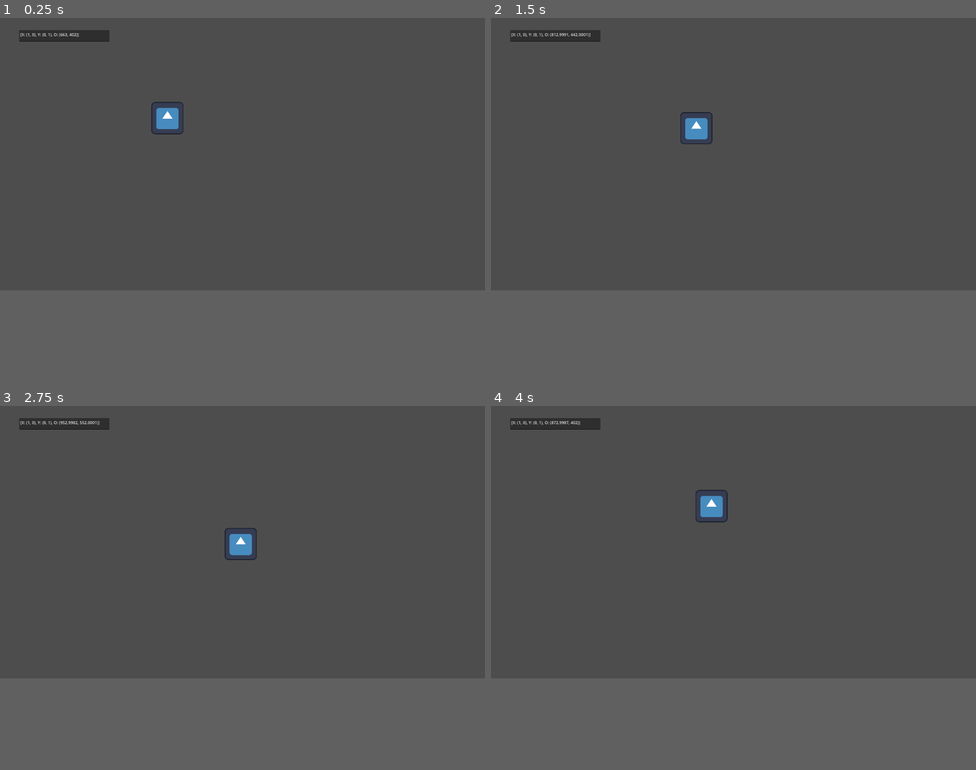
Above: before the commit, frames 1-4 (two rows, left to right).
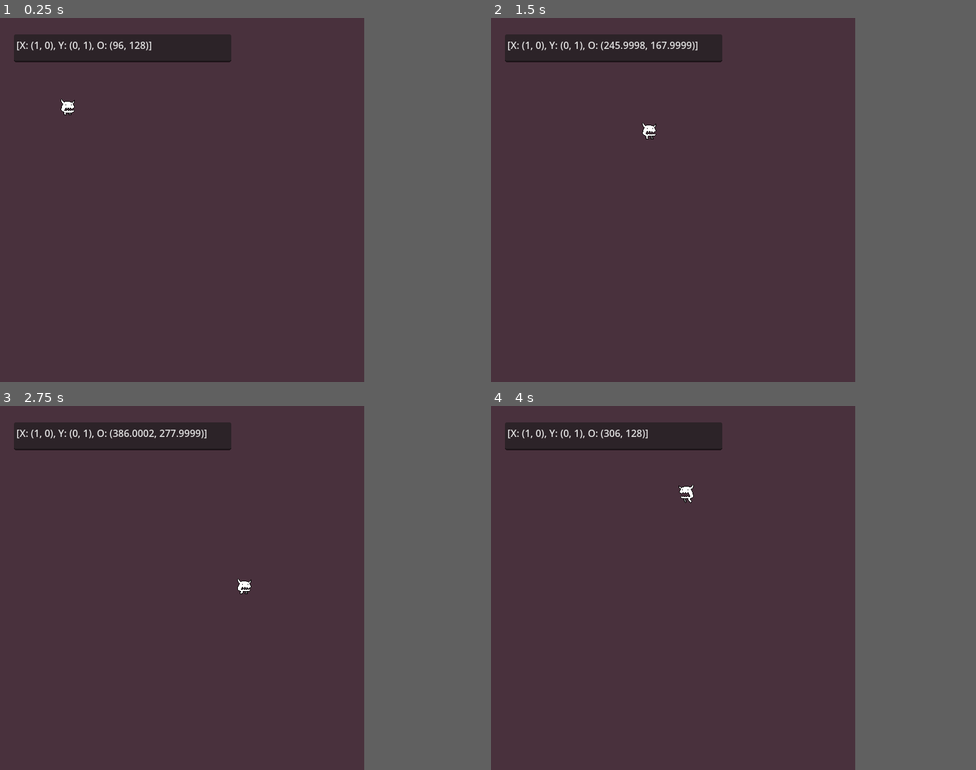
Above: after the commit, the same moments.

Repository: Gingernut151/LudumDare54
Game: Godot game, scene res://Maps/World.tscn
The game is run twice, just before and just after one commit, with the same random seed, the same clock (stepped at 60 frames per second) and the same inputs. The engine's default icon, where the game draws it, is replaced by a stand-in: a white triangle on a blue panel in a dark square.
Inputs:
- Up to frame 1 (0.25 s): no input
- Up to frame 2 (1.5 s): tap Enter at 0.5 s; hold Right (ui_right) 0.53-1.28 s; hold Down (ui_down) from 1.28 s (still down)
- Up to frame 3 (2.75 s): release Down (ui_down) at 2.03 s; hold Right (ui_right) from 2.03 s (still down)
- Up to frame 4 (4 s): release Right (ui_right) at 2.78 s; hold Up (ui_up) 2.78-3.53 s; hold Left (ui_left) from 3.53 s (still down)
The window is 799x449 before the commit and 600x600 after it. Grey fills any space a smaller window leaves; there, only what the larger window draws over its background counts as a difference.

The runs differ from the first frame. In frame 1, 56% of the frame differs, in the area x 0-76%, y 0-75%; in frame 2, 56%; in frame 3, 56%; in frame 4, 56%.

Commit message:
Animations Applied

Diff:
--- a/Maps/World.tscn
+++ b/Maps/World.tscn
@@ -8,7 +8,7 @@
 script = ExtResource("1_d63cw")
 
 [node name="Character" parent="." instance=ExtResource("1_piqlw")]
-position = Vector2(663, 402)
+position = Vector2(96, 128)
 
 [node name="HUD" parent="." instance=ExtResource("2_62jf8")]
 anchors_preset = 0
@@ -18,3 +18,6 @@
 grow_vertical = 1
 size_flags_horizontal = 3
 size_flags_vertical = 3
+
+[node name="Camera2D" type="Camera2D" parent="."]
+anchor_mode = 0
--- a/Scripts/Character.gd
+++ b/Scripts/Character.gd
@@ -6,6 +6,8 @@
 
 var CurrentAmountToMove: float = -1.0
 var CurrentMoveVector: Vector2
+
+@onready var _animated_sprite = $AnimatedSprite2D
 
 func _physics_process(delta):
 	handleInput(delta)
@@ -30,6 +32,15 @@
 func GetInputDirectionPressed():
 	var moveDirection = Input.get_vector("ui_left", "ui_right", "ui_up", "ui_down")
 
+	if Input.is_action_pressed("ui_right"):
+		_animated_sprite.play("walk")
+		_animated_sprite.flip_h = false
+	elif Input.is_action_pressed("ui_left"):
+		_animated_sprite.play("walk")
+		_animated_sprite.flip_h = true
+	else:
+		_animated_sprite.play("idle")
+
 	if (abs(moveDirection.length()) != 1.0):
 		moveDirection = Vector2.ZERO
 
--- a/Scripts/Character.tscn
+++ b/Scripts/Character.tscn
@@ -1,18 +1,268 @@
-[gd_scene load_steps=4 format=3 uid="uid://1rusvemldfve"]
-
-[ext_resource type="Texture2D" uid="uid://bhd5sbyxymcru" path="res://icon.svg" id="1_cnhpg"]
+[gd_scene load_steps=36 format=3 uid="uid://1rusvemldfve"]
+
 [ext_resource type="Script" path="res://Scripts/Character.gd" id="1_m5tni"]
+[ext_resource type="Texture2D" uid="uid://dgtjoqsjtbh5c" path="res://images/SpriteSheets/mon1_sprite_addon_2012_12_14.png" id="2_12cro"]
+
+[sub_resource type="AtlasTexture" id="AtlasTexture_i11lx"]
+atlas = ExtResource("2_12cro")
+region = Rect2(0, 128, 64, 64)
+
+[sub_resource type="AtlasTexture" id="AtlasTexture_bkoat"]
+atlas = ExtResource("2_12cro")
+region = Rect2(64, 128, 64, 64)
+
+[sub_resource type="AtlasTexture" id="AtlasTexture_qs5u1"]
+atlas = ExtResource("2_12cro")
+region = Rect2(128, 128, 64, 64)
+
+[sub_resource type="AtlasTexture" id="AtlasTexture_f8xrc"]
+atlas = ExtResource("2_12cro")
+region = Rect2(192, 128, 64, 64)
+
+[sub_resource type="AtlasTexture" id="AtlasTexture_itjs5"]
+atlas = ExtResource("2_12cro")
+region = Rect2(256, 128, 64, 64)
+
+[sub_resource type="AtlasTexture" id="AtlasTexture_d1r45"]
+atlas = ExtResource("2_12cro")
+region = Rect2(320, 128, 64, 64)
+
+[sub_resource type="AtlasTexture" id="AtlasTexture_pcsw8"]
+atlas = ExtResource("2_12cro")
+region = Rect2(0, 192, 64, 64)
+
+[sub_resource type="AtlasTexture" id="AtlasTexture_nlcgl"]
+atlas = ExtResource("2_12cro")
+region = Rect2(64, 192, 64, 64)
+
+[sub_resource type="AtlasTexture" id="AtlasTexture_s83a0"]
+atlas = ExtResource("2_12cro")
+region = Rect2(128, 192, 64, 64)
+
+[sub_resource type="AtlasTexture" id="AtlasTexture_aoifw"]
+atlas = ExtResource("2_12cro")
+region = Rect2(192, 192, 64, 64)
+
+[sub_resource type="AtlasTexture" id="AtlasTexture_ub437"]
+atlas = ExtResource("2_12cro")
+region = Rect2(256, 192, 64, 64)
+
+[sub_resource type="AtlasTexture" id="AtlasTexture_hm8cq"]
+atlas = ExtResource("2_12cro")
+region = Rect2(320, 192, 64, 64)
+
+[sub_resource type="AtlasTexture" id="AtlasTexture_eyu1x"]
+atlas = ExtResource("2_12cro")
+region = Rect2(384, 192, 64, 64)
+
+[sub_resource type="AtlasTexture" id="AtlasTexture_c4ulj"]
+atlas = ExtResource("2_12cro")
+region = Rect2(448, 192, 64, 64)
+
+[sub_resource type="AtlasTexture" id="AtlasTexture_y7k4e"]
+atlas = ExtResource("2_12cro")
+region = Rect2(0, 0, 64, 64)
+
+[sub_resource type="AtlasTexture" id="AtlasTexture_gwg0r"]
+atlas = ExtResource("2_12cro")
+region = Rect2(64, 0, 64, 64)
+
+[sub_resource type="AtlasTexture" id="AtlasTexture_a5i4p"]
+atlas = ExtResource("2_12cro")
+region = Rect2(128, 0, 64, 64)
+
+[sub_resource type="AtlasTexture" id="AtlasTexture_2v13y"]
+atlas = ExtResource("2_12cro")
+region = Rect2(192, 0, 64, 64)
+
+[sub_resource type="AtlasTexture" id="AtlasTexture_0ohly"]
+atlas = ExtResource("2_12cro")
+region = Rect2(0, 320, 64, 64)
+
+[sub_resource type="AtlasTexture" id="AtlasTexture_wtg75"]
+atlas = ExtResource("2_12cro")
+region = Rect2(64, 320, 64, 64)
+
+[sub_resource type="AtlasTexture" id="AtlasTexture_3ys72"]
+atlas = ExtResource("2_12cro")
+region = Rect2(128, 320, 64, 64)
+
+[sub_resource type="AtlasTexture" id="AtlasTexture_f6raf"]
+atlas = ExtResource("2_12cro")
+region = Rect2(192, 320, 64, 64)
+
+[sub_resource type="AtlasTexture" id="AtlasTexture_3yic3"]
+atlas = ExtResource("2_12cro")
+region = Rect2(256, 320, 64, 64)
+
+[sub_resource type="AtlasTexture" id="AtlasTexture_n238a"]
+atlas = ExtResource("2_12cro")
+region = Rect2(320, 320, 64, 64)
+
+[sub_resource type="AtlasTexture" id="AtlasTexture_85ax3"]
+atlas = ExtResource("2_12cro")
+region = Rect2(384, 320, 64, 64)
+
+[sub_resource type="AtlasTexture" id="AtlasTexture_0olc2"]
+atlas = ExtResource("2_12cro")
+region = Rect2(448, 320, 64, 64)
+
+[sub_resource type="AtlasTexture" id="AtlasTexture_crcyw"]
+atlas = ExtResource("2_12cro")
+region = Rect2(0, 64, 64, 64)
+
+[sub_resource type="AtlasTexture" id="AtlasTexture_bparj"]
+atlas = ExtResource("2_12cro")
+region = Rect2(64, 64, 64, 64)
+
+[sub_resource type="AtlasTexture" id="AtlasTexture_jonfc"]
+atlas = ExtResource("2_12cro")
+region = Rect2(128, 64, 64, 64)
+
+[sub_resource type="AtlasTexture" id="AtlasTexture_f1s7u"]
+atlas = ExtResource("2_12cro")
+region = Rect2(192, 64, 64, 64)
+
+[sub_resource type="AtlasTexture" id="AtlasTexture_ekkrg"]
+atlas = ExtResource("2_12cro")
+region = Rect2(256, 64, 64, 64)
+
+[sub_resource type="SpriteFrames" id="SpriteFrames_w3fv1"]
+animations = [{
+"frames": [{
+"duration": 1.0,
+"texture": SubResource("AtlasTexture_i11lx")
+}, {
+"duration": 1.0,
+"texture": SubResource("AtlasTexture_bkoat")
+}, {
+"duration": 1.0,
+"texture": SubResource("AtlasTexture_qs5u1")
+}, {
+"duration": 1.0,
+"texture": SubResource("AtlasTexture_f8xrc")
+}, {
+"duration": 1.0,
+"texture": SubResource("AtlasTexture_itjs5")
+}, {
+"duration": 1.0,
+"texture": SubResource("AtlasTexture_d1r45")
+}],
+"loop": true,
+"name": &"attack",
+"speed": 5.0
+}, {
+"frames": [{
+"duration": 1.0,
+"texture": SubResource("AtlasTexture_pcsw8")
+}, {
+"duration": 1.0,
+"texture": SubResource("AtlasTexture_nlcgl")
+}, {
+"duration": 1.0,
+"texture": SubResource("AtlasTexture_s83a0")
+}, {
+"duration": 1.0,
+"texture": SubResource("AtlasTexture_aoifw")
+}, {
+"duration": 1.0,
+"texture": SubResource("AtlasTexture_ub437")
+}, {
+"duration": 1.0,
+"texture": SubResource("AtlasTexture_hm8cq")
+}, {
+"duration": 1.0,
+"texture": SubResource("AtlasTexture_eyu1x")
+}, {
+"duration": 1.0,
+"texture": SubResource("AtlasTexture_c4ulj")
+}],
+"loop": true,
+"name": &"dead",
+"speed": 5.0
+}, {
+"frames": [{
+"duration": 1.0,
+"texture": SubResource("AtlasTexture_y7k4e")
+}, {
+"duration": 1.0,
+"texture": SubResource("AtlasTexture_gwg0r")
+}, {
+"duration": 1.0,
+"texture": SubResource("AtlasTexture_a5i4p")
+}, {
+"duration": 1.0,
+"texture": SubResource("AtlasTexture_2v13y")
+}],
+"loop": true,
+"name": &"idle",
+"speed": 6.0
+}, {
+"frames": [{
+"duration": 1.0,
+"texture": SubResource("AtlasTexture_0ohly")
+}, {
+"duration": 1.0,
+"texture": SubResource("AtlasTexture_wtg75")
+}, {
+"duration": 1.0,
+"texture": SubResource("AtlasTexture_3ys72")
+}, {
+"duration": 1.0,
+"texture": SubResource("AtlasTexture_f6raf")
+}, {
+"duration": 1.0,
+"texture": SubResource("AtlasTexture_3yic3")
+}, {
+"duration": 1.0,
+"texture": SubResource("AtlasTexture_n238a")
+}, {
+"duration": 1.0,
+"texture": SubResource("AtlasTexture_85ax3")
+}, {
+"duration": 1.0,
+"texture": SubResource("AtlasTexture_0olc2")
+}],
+"loop": true,
+"name": &"jump",
+"speed": 5.0
+}, {
+"frames": [{
+"duration": 1.0,
+"texture": SubResource("AtlasTexture_crcyw")
+}, {
+"duration": 1.0,
+"texture": SubResource("AtlasTexture_bparj")
+}, {
+"duration": 1.0,
+"texture": SubResource("AtlasTexture_jonfc")
+}, {
+"duration": 1.0,
+"texture": SubResource("AtlasTexture_f1s7u")
+}, {
+"duration": 1.0,
+"texture": SubResource("AtlasTexture_ekkrg")
+}],
+"loop": true,
+"name": &"walk",
+"speed": 16.0
+}]
 
 [sub_resource type="RectangleShape2D" id="RectangleShape2D_tdcuq"]
-size = Vector2(128, 128)
+size = Vector2(32, 32)
 
 [node name="Character" type="CharacterBody2D"]
+texture_filter = 1
+position = Vector2(256, 288)
 script = ExtResource("1_m5tni")
 
-[node name="Icon" type="Sprite2D" parent="."]
-position = Vector2(0, -5)
-texture = ExtResource("1_cnhpg")
+[node name="AnimatedSprite2D" type="AnimatedSprite2D" parent="."]
+sprite_frames = SubResource("SpriteFrames_w3fv1")
+animation = &"idle"
+frame_progress = 0.865353
+centered = false
+offset = Vector2(-16, -22)
 
 [node name="CollisionShape2D" type="CollisionShape2D" parent="."]
-position = Vector2(0, -5)
+position = Vector2(16, 16)
 shape = SubResource("RectangleShape2D_tdcuq")
--- a/project.godot
+++ b/project.godot
@@ -17,9 +17,10 @@
 
 [display]
 
-window/size/viewport_width=1920
-window/size/viewport_height=1080
+window/size/viewport_width=600
+window/size/viewport_height=600
 window/size/initial_position_type=3
+window/stretch/mode="viewport"
 
 [input]
 
@@ -55,3 +56,8 @@
 , Object(InputEventKey,"resource_local_to_scene":false,"resource_name":"","device":-1,"window_id":0,"alt_pressed":false,"shift_pressed":false,"ctrl_pressed":false,"meta_pressed":false,"pressed":false,"keycode":0,"physical_keycode":83,"key_label":0,"unicode":115,"echo":false,"script":null)
 ]
 }
+
+[rendering]
+
+textures/canvas_textures/default_texture_filter=0
+environment/defaults/default_clear_color=Color(0.285156, 0.191406, 0.238281, 1)
Binary file added: images/SpriteSheets/mon1_sprite_addon_2012_12_14.png
Not shown, added: images/SpriteSheets/mon1_sprite_addon_2012_12_14.png.import
